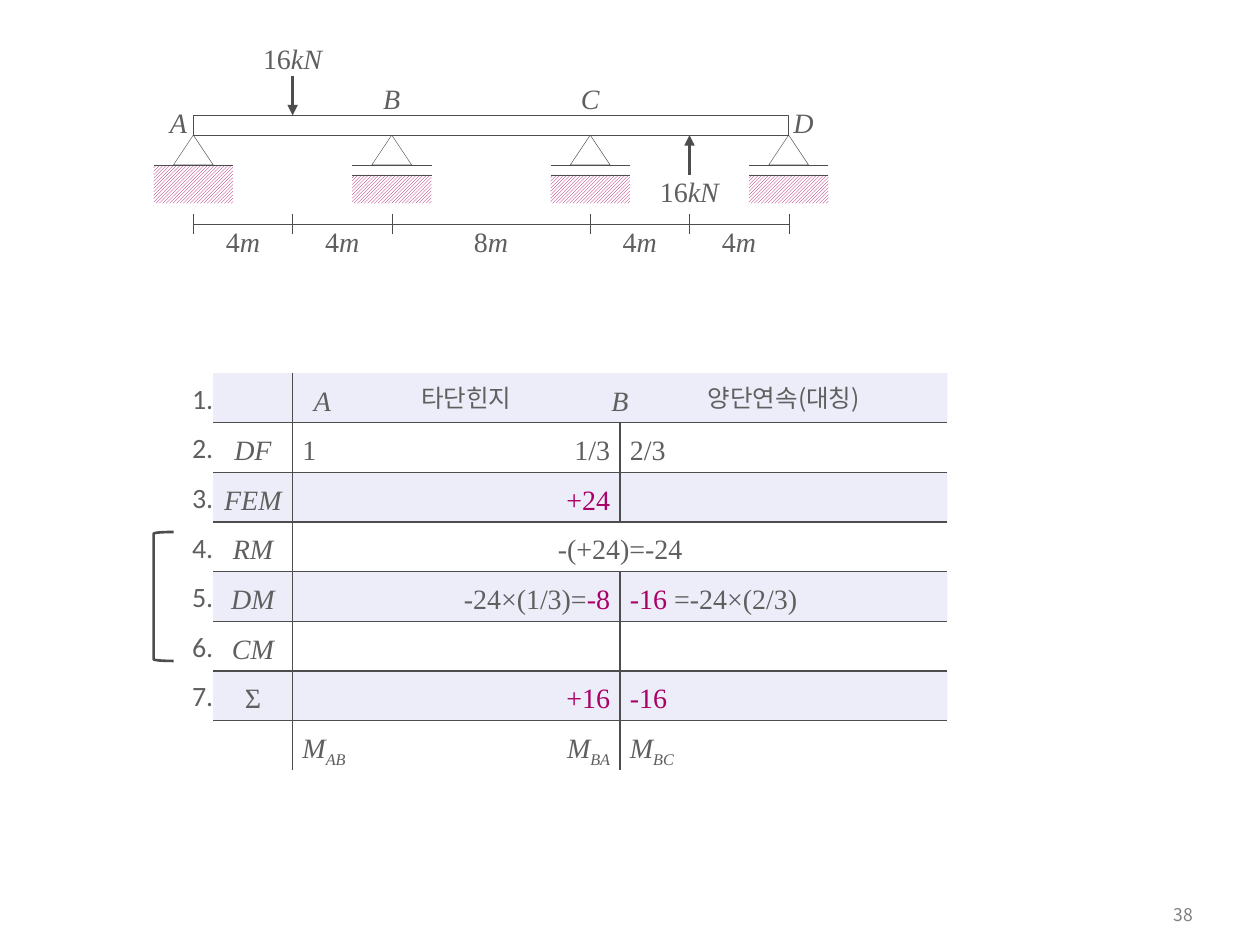
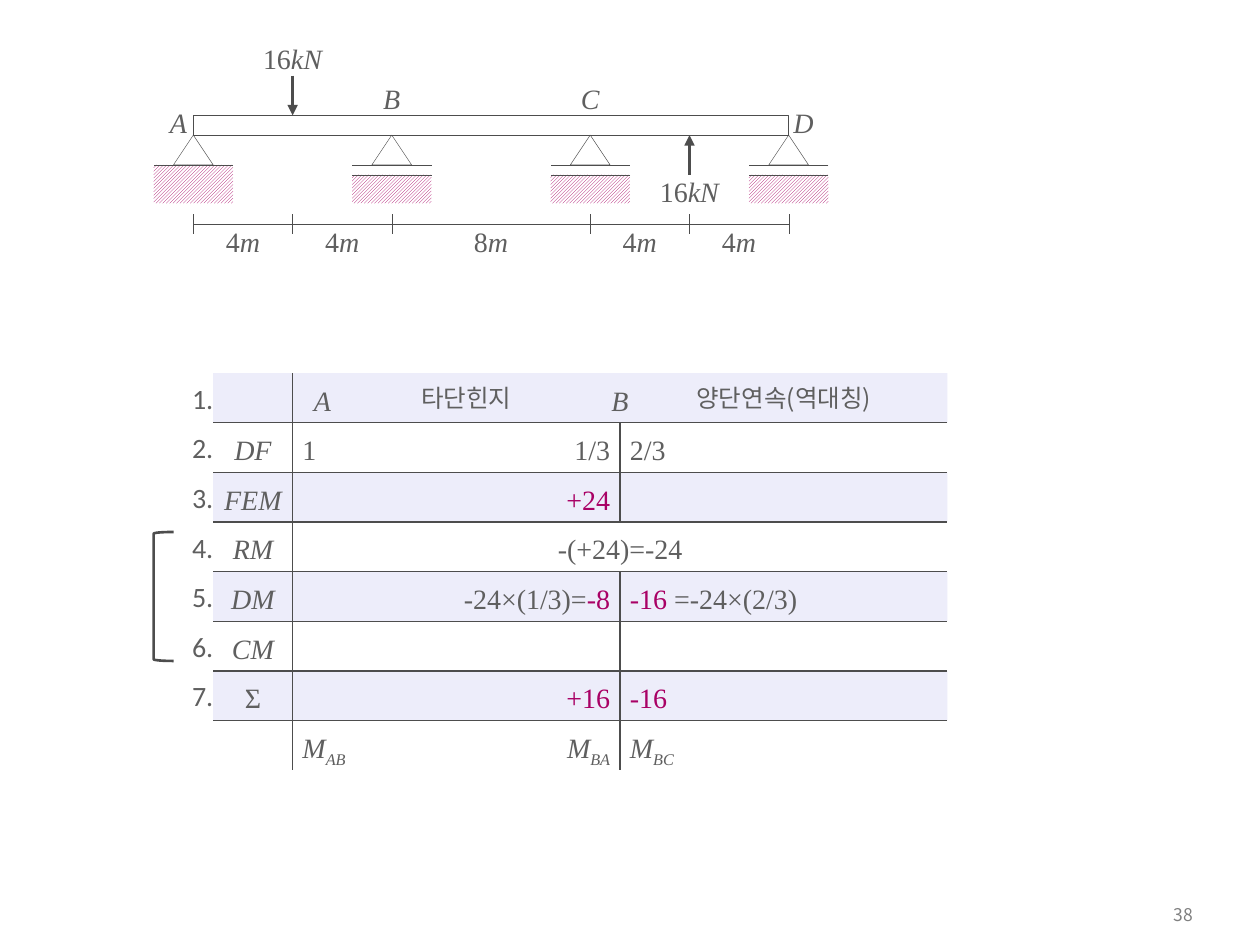
Before and after one commit to ironbell87/structural_analysis, a slide deck: slide 38 of figures.pptx. Drawn at 1260x945 pixels with LibreOffice and Linux fonts; fonts in the diff are those of the drawing. Boxes give left, top, right and bottom in pixels: in the first picture for what was removed or moved away, otherwise in the second. Text is boxed around its words. In the diff, an @@ line names an element or a change of style, - is before the commit and + after.

```diff
--- a/figures.pptx
+++ b/figures.pptx
@@ text at [696, 386, 871, 412]: text changed @@
-양단연속(대칭)
+양단연속(역대칭)
```
Also in this commit, not shown: 2 other files.
